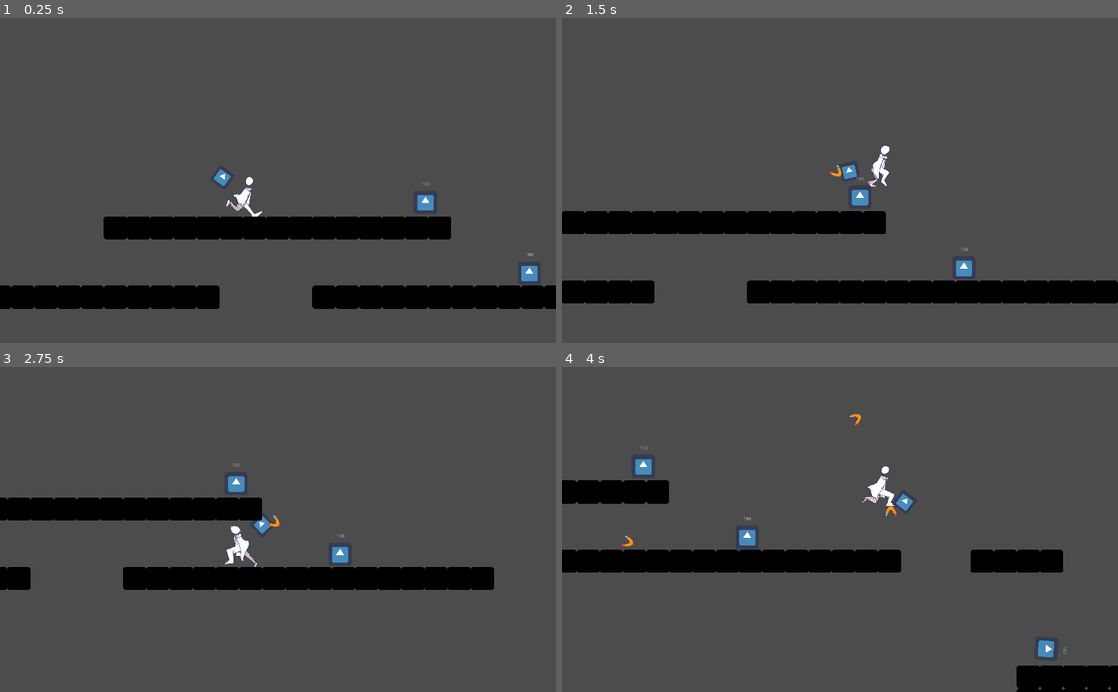
Above: before the commit, frames 1-4 (two rows, left to right).
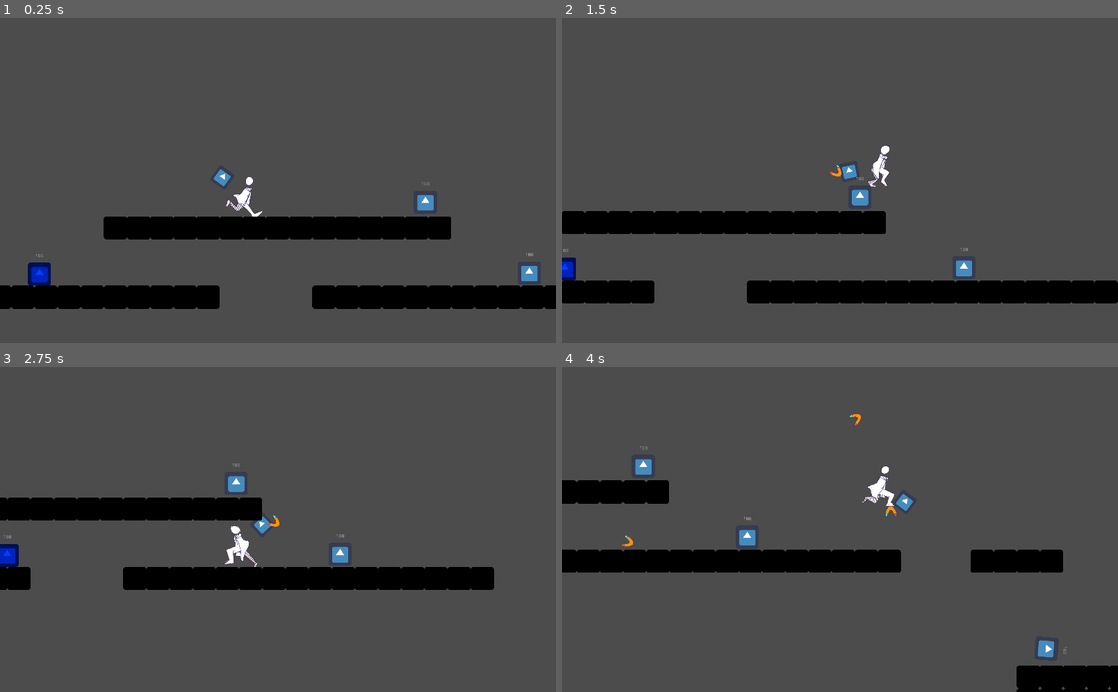
Above: after the commit, the same moments.

Repository: dodo3142/WinterGameJam
Game: Godot game, scene res://Scenes/TestLevel.tscn
Two runs of this game, one before a commit and one after it. Both use one fixed random seed, a clock stepped at 60 frames per second and the inputs below. The engine's default icon, where the game draws it, is replaced by a stand-in: a white triangle on a blue panel in a dark square.
Inputs (mouse positions are in pixels of both pictures, inside the frame that each line leads up to):
- Up to frame 1 (0.25 s): no input
- Up to frame 2 (1.5 s): move the mouse to (962, 164) at 0.52 s; hold Right (Right) from 0.53 s (still down); tap X (Attack) at 0.6 s; tap Z (Jump) at 0.77 s; move the mouse to (728, 196) at 1.27 s; right-click (728, 196) at 1.35 s
- Up to frame 3 (2.75 s): tap Z (Jump) at 1.52 s; move the mouse to (333, 458) at 2.02 s; release Right (Right) at 2.03 s; hold Left (Left) from 2.03 s (still down); tap X (Attack) at 2.1 s
- Up to frame 4 (4 s): move the mouse to (812, 594) at 2.77 s; release Left (Left) at 2.78 s; hold Right (Right) from 2.78 s (still down); right-click (812, 594) at 2.85 s; tap Z (Jump) at 3.02, 3.77 s; move the mouse to (1006, 578) at 3.52 s; tap X (Attack) at 3.6 s

The runs differ from the first frame. In frame 1, 0.3% of the frame differs, in the area x 5-10%, y 72-83%; in frame 2, 0.2%; in frame 3, 0.2%; in frame 4, nothing differs.

Commit message:
walker added
pls dont ruin project

Diff:
--- a/WinterGameJam/Scenes/TestLevel.tscn
+++ b/WinterGameJam/Scenes/TestLevel.tscn
@@ -7,6 +7,7 @@
 [ext_resource path="res://Scenes/Switch.tscn" type="PackedScene" id=5]
 [ext_resource path="res://Scripts/Objects.gd" type="Script" id=6]
 [ext_resource path="res://Scripts/Level.gd" type="Script" id=7]
+[ext_resource path="res://Scenes/Walker.tscn" type="PackedScene" id=8]
 
 [sub_resource type="ConvexPolygonShape2D" id=1]
 points = PoolVector2Array( 64, 64, 0, 64, 0, 0, 64, 0 )
@@ -74,6 +75,9 @@
 position = Vector2( 1554, 402 )
 rotation = 1.65062
 
+[node name="Walker" parent="Enemies" instance=ExtResource( 8 )]
+position = Vector2( -676, 95 )
+
 [node name="Objects" type="Node2D" parent="."]
 position = Vector2( -3087, 411 )
 script = ExtResource( 6 )
--- /dev/null
+++ b/WinterGameJam/Scenes/Walker.tscn
@@ -0,0 +1,47 @@
+[gd_scene load_steps=6 format=2]
+
+[ext_resource path="res://Scripts/Walker.gd" type="Script" id=1]
+[ext_resource path="res://icon.png" type="Texture" id=2]
+[ext_resource path="res://Scripts/HitBox.gd" type="Script" id=3]
+
+[sub_resource type="RectangleShape2D" id=1]
+extents = Vector2( 32, 32 )
+
+[sub_resource type="RectangleShape2D" id=2]
+extents = Vector2( 32, 32 )
+
+[node name="Walker" type="KinematicBody2D" groups=["Enemy"]]
+collision_layer = 4
+collision_mask = 8
+script = ExtResource( 1 )
+
+[node name="Sprite" type="Sprite" parent="."]
+modulate = Color( 0, 0.25098, 1, 1 )
+texture = ExtResource( 2 )
+
+[node name="CollisionShape2D" type="CollisionShape2D" parent="."]
+modulate = Color( 0, 0.694118, 1, 1 )
+shape = SubResource( 1 )
+
+[node name="Health" type="Label" parent="."]
+margin_left = -20.0
+margin_top = -57.0
+margin_right = 20.0
+margin_bottom = -43.0
+text = ":)"
+align = 1
+valign = 1
+
+[node name="HitBox" type="Area2D" parent="." groups=["Enemy"]]
+script = ExtResource( 3 )
+
+[node name="CollisionShape2D" type="CollisionShape2D" parent="HitBox"]
+modulate = Color( 1, 0, 0, 1 )
+shape = SubResource( 2 )
+
+[node name="RayCast2D" type="RayCast2D" parent="."]
+modulate = Color( 0, 1, 0.929412, 1 )
+position = Vector2( 33, 32 )
+enabled = true
+cast_to = Vector2( 0, 5 )
+collision_mask = 8
--- a/WinterGameJam/Scripts/Walker.gd
+++ b/WinterGameJam/Scripts/Walker.gd
@@ -1,19 +1,21 @@
 extends Enemy
+
+export var Speed = 200
 
 var Direction = Vector2.LEFT
 var Velocity = Vector2.ZERO
+var Gravity = 700
 
 onready var Raycast = $RayCast2D
 
 func _ready():
 	#set_physics_process(false)
-	pass
+	Velocity.x = Speed
 
 func _physics_process(delta: float) -> void:
-	#Velocity.y += Gravity * delta
+	Velocity.y += Gravity * delta
 	#if touch wall/raycast dosent touch floor mulitply by -1 to change direction
 	if is_on_wall() || !Raycast.is_colliding():
-		Direction *= -1
+		Velocity.x *= -1
 		Raycast.position.x *= -1
-	Velocity = Direction * 2500
-	move_and_slide(Velocity, Vector2.UP)
+	Velocity.y = move_and_slide(Velocity, Vector2.UP).y
Not shown: 1 places in WinterGameJam/Scenes/TestLevel.tscn that only renumber resources
